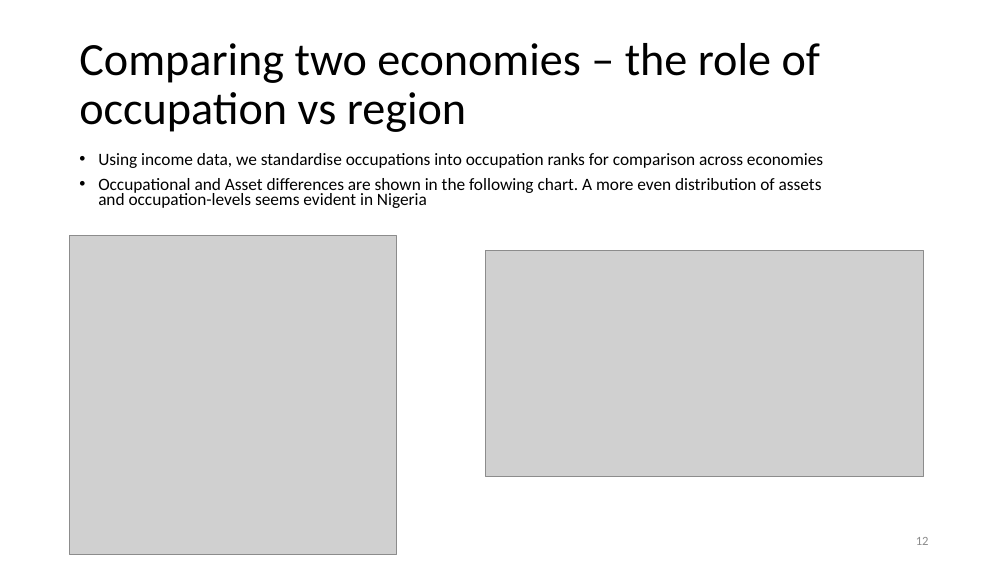
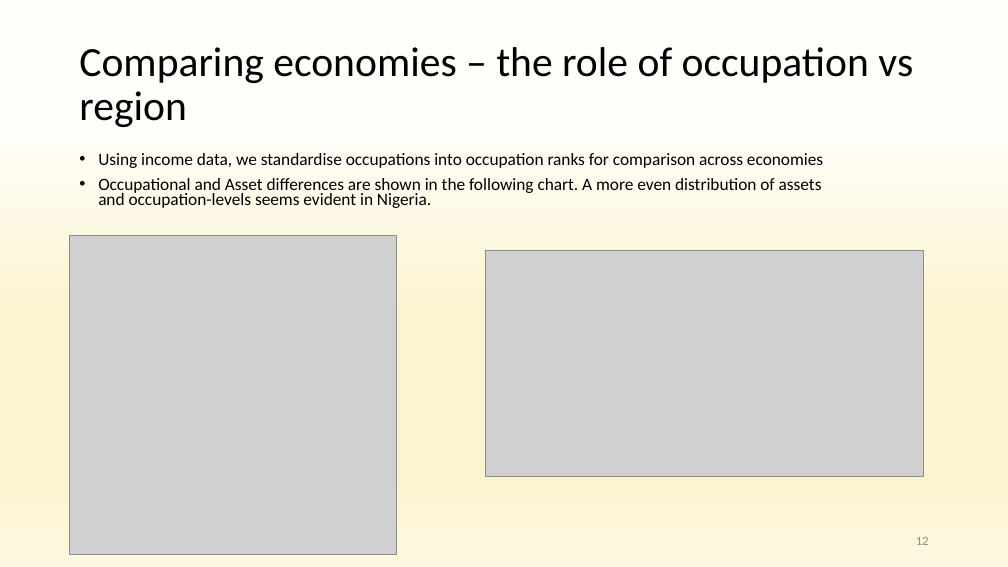
Before and after one commit to anuragr81/research, a slide deck: slide 12 of consumption/presentationOct2021.pptx. Drawn at 1008x567 pixels with LibreOffice and Linux fonts; fonts in the diff are those of the drawing; grey boxes stand for pictures; background and template pictures are left out. Boxes give left, top, right and bottom in pixels: in the first picture for what was removed or moved away, otherwise in the second. Text is boxed around its words. In the diff, an @@ line names an element or a change of style, - is before the commit and + after.

Commit message:
Adding nigeria data after modifications.

```diff
--- a/consumption/presentationOct2021.pptx
+++ b/consumption/presentationOct2021.pptx
@@ background #FFFFFF to gradient #FFFEFA to #FCF4D1 to #FDF8E0 @@
@@ title at box(79, 47, 913, 127): text changed; size 33 to 29.7 pt @@
-Comparing two economies – the role of occupation vs region
+Comparing economies – the role of occupation vs region
@@ text at box(98, 178, 822, 208): text changed @@
-• Occupational and Asset differences are shown in the following chart. A more even distribution of assets and occupation-levels seems evident in Nigeria
+• Occupational and Asset differences are shown in the following chart. A more even distribution of assets and occupation-levels seems evident in Nigeria.
```
Also in this commit, not shown: 19 other slides changed, 4 slides added, 5 other files.
